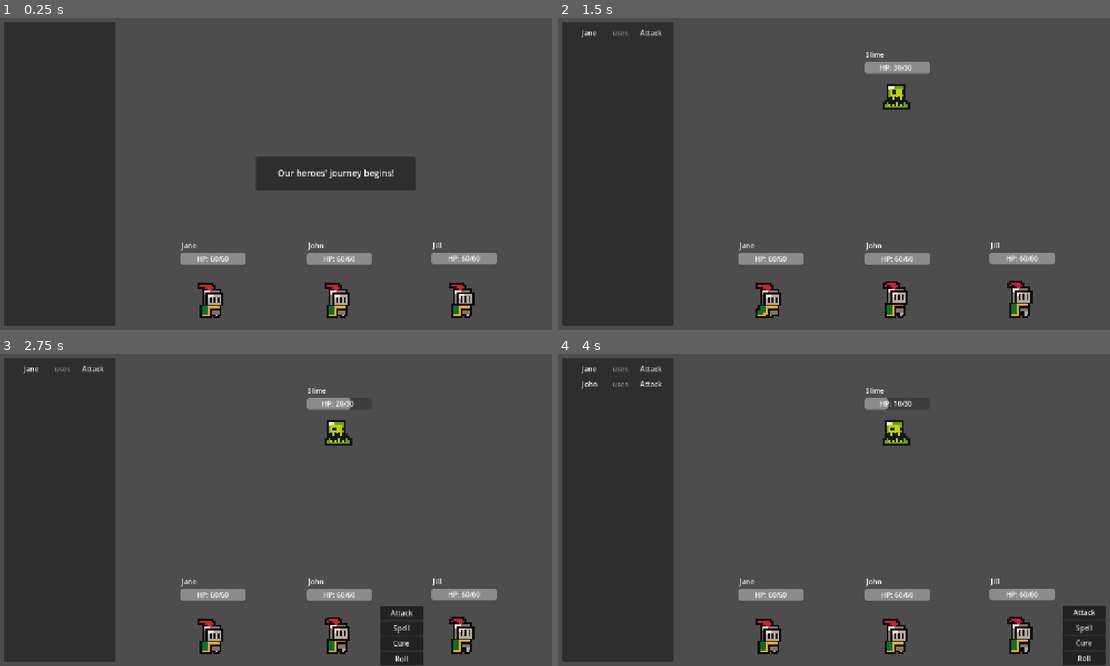
Above: before the commit, frames 1-4 (two rows, left to right).
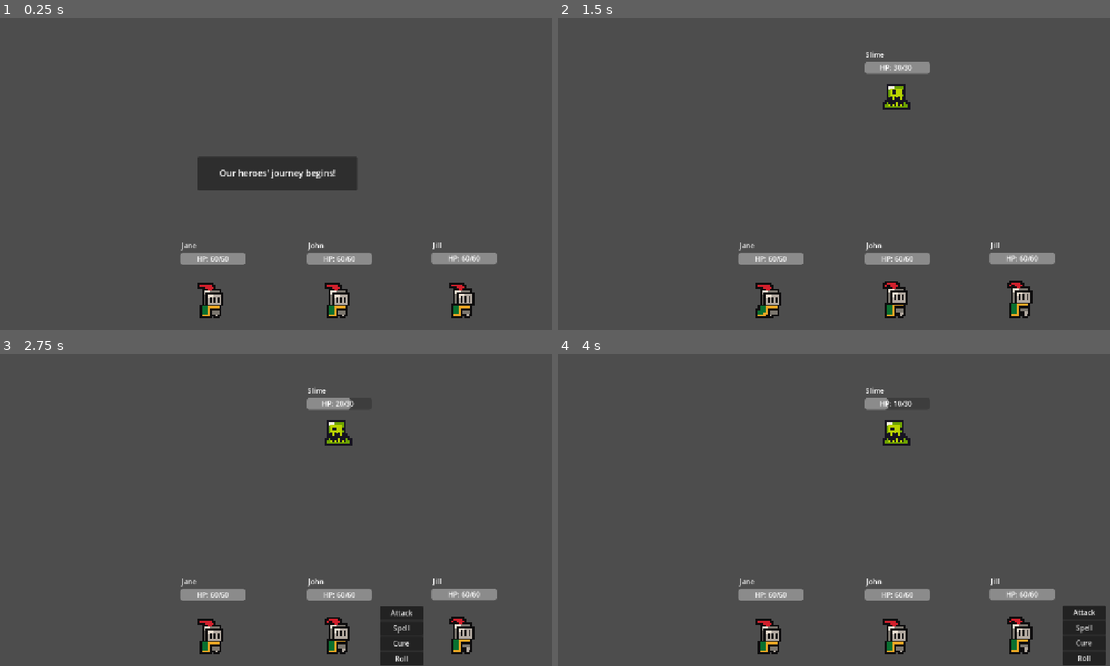
Above: after the commit, the same moments.

Repository: jhobz/rpg-prototype
Game: Godot game, scene res://scenes/game.tscn
Same seed, same stepped clock (60 frames per second), same inputs: the game is played once before the commit and once after it.
Inputs:
- Up to frame 1 (0.25 s): no input
- Up to frame 2 (1.5 s): tap Enter (ui_accept) at 0.5, 0.6, 0.77, 1.07 s; click "Attack" at 1.25 s
- Up to frame 3 (2.75 s): tap Enter (ui_accept) at 2.1, 2.27, 2.57 s
- Up to frame 4 (4 s): click "Attack" at 2.75 s; tap Enter (ui_accept) at 3.6 s

The runs differ from the first frame. In frame 1, 22% of the frame differs, in the area x 0-76%, y 1-99%; in frame 2, 20%; in frame 3, 20%; in frame 4, 19%.

Commit message:
add global game "save" info and tutorial state

Diff:
--- a/globals.gd
+++ b/globals.gd
@@ -4,6 +4,10 @@
 
 var dead_action: Action
 var nothing_action: Action
+var save_state: Dictionary = {
+	"has_cleared_first_encounter": false,
+	"has_seen_instruction_tutorial": false
+}
 
 # TODO: Signal stuff would go in a global EventBus
 signal next_run_requested()
@@ -13,19 +17,19 @@
 	next_run_requested.emit()
 
 func _input(event: InputEvent) -> void:
-	if event.is_action('debug_increase_game_speed'):
+	if event.is_action_released('debug_increase_game_speed'):
 		# TODO: check for debug
 		Engine.time_scale += 1
 		print_debug("Increased game speed to ", Engine.time_scale)
 		return
 
-	if event.is_action('debug_decrease_game_speed'):
+	if event.is_action_released('debug_decrease_game_speed'):
 		# TODO: check for debug
 		Engine.time_scale = max(1, Engine.time_scale - 1)
 		print_debug("Decreased game speed to ", Engine.time_scale)
 		return
 
-	if event.is_action('debug_reset_game_speed'):
+	if event.is_action_released('debug_reset_game_speed'):
 		# TODO: check for debug
 		Engine.time_scale = 1
 		print_debug("Reset game speed to ", Engine.time_scale)
--- a/logic/game_states/BattleSetup.gd
+++ b/logic/game_states/BattleSetup.gd
@@ -2,6 +2,7 @@
 
 @export var battle_idle_state: State
 @export var encounter_complete_state: State
+@export var instruction_tutorial_state: State
 
 @onready var players: CharacterGroup = %Characters/Players
 @onready var enemies: CharacterGroup = %Characters/Enemies
@@ -42,9 +43,12 @@
 	enemies.add_character(enemy)
 	game_manager.current_enemy = enemy
 	enemy.position = %DummyEnemy.position
-
 	_next_battle += 1
 	battle_idle_state.init()
+
+	if Globals.save_state.has_cleared_first_encounter and !Globals.save_state.has_seen_instruction_tutorial:
+		return instruction_tutorial_state
+
 	return battle_idle_state
 
 func _on_dialogue_completed():
--- a/logic/game_states/EncounterComplete.gd
+++ b/logic/game_states/EncounterComplete.gd
@@ -11,6 +11,9 @@
 	_has_advanced_dialogue = false
 	ui_manager.queue_message("You've defeated the enemies!", 2)
 
+	if !Globals.save_state.has_cleared_first_encounter:
+		Globals.save_state.has_cleared_first_encounter = true
+
 func exit():
 	Globals.dialogue_completed.disconnect(_on_dialogue_completed)
 
--- /dev/null
+++ b/logic/game_states/InstructionTutorial.gd
@@ -0,0 +1,29 @@
+extends State
+
+@export var battle_idle_state: State = null
+
+var _has_advanced_dialogue := false
+
+@onready var ui_manager: UIManager = %UI
+
+func enter() -> void:
+	Globals.dialogue_completed.connect(_on_dialogue_completed)
+	_has_advanced_dialogue = false
+	ui_manager.toggle_instruction_list(true)
+	ui_manager.queue_message("What's this? It looks like your previous actions...")
+	ui_manager.queue_message("Oh that's right, it's the, uh... uh... the curse!\nYeah, that's right, the curse that we all just forgot about!")
+	ui_manager.queue_message("The party is probably, uh... FORCED to follow the actions from the last battle! Yeah, that's it.")
+	ui_manager.queue_message("Anyways... good luck!")
+
+func exit() -> void:
+	Globals.save_state.has_seen_instruction_tutorial = true
+	Globals.dialogue_completed.disconnect(_on_dialogue_completed)
+
+func process(_delta: float) -> State:
+	if !_has_advanced_dialogue:
+		return null
+
+	return battle_idle_state
+
+func _on_dialogue_completed():
+	_has_advanced_dialogue = true
--- a/scenes/game.tscn
+++ b/scenes/game.tscn
@@ -17,6 +17,7 @@
 [ext_resource type="PackedScene" uid="uid://ckjw2y4erudd7" path="res://scenes/Character/Characters/PlayerCharacters/knight.tscn" id="13_kvuet"]
 [ext_resource type="Script" uid="uid://ckgj35awmpkwb" path="res://logic/game_states/RunResults.gd" id="15_1kice"]
 [ext_resource type="PackedScene" uid="uid://d34kj08qefmyp" path="res://scenes/ui.tscn" id="16_1kice"]
+[ext_resource type="Script" uid="uid://d0vgbjkm5m7vw" path="res://logic/game_states/InstructionTutorial.gd" id="16_37s47"]
 [ext_resource type="Script" uid="uid://31qx03oyx10a" path="res://scenes/Character/Actions/dead.gd" id="17_ssvqc"]
 [ext_resource type="Script" uid="uid://d246jol7cepep" path="res://scenes/Character/character_group.gd" id="18_1kice"]
 [ext_resource type="Script" uid="uid://daadsqqlq05r5" path="res://scenes/Character/Actions/nothing.gd" id="18_264po"]
@@ -42,10 +43,11 @@
 run_complete_state = NodePath("../RunComplete")
 metadata/_custom_type_script = "uid://drjq2ahjmnkhw"
 
-[node name="BattleSetup" type="Node" parent="GameStateMachine" node_paths=PackedStringArray("battle_idle_state", "encounter_complete_state")]
+[node name="BattleSetup" type="Node" parent="GameStateMachine" node_paths=PackedStringArray("battle_idle_state", "encounter_complete_state", "instruction_tutorial_state")]
 script = ExtResource("4_ca42v")
 battle_idle_state = NodePath("../BattleIdle")
 encounter_complete_state = NodePath("../EncounterComplete")
+instruction_tutorial_state = NodePath("../InstructionTutorial")
 metadata/_custom_type_script = "uid://drjq2ahjmnkhw"
 
 [node name="BattleIdle" type="Node" parent="GameStateMachine" node_paths=PackedStringArray("turn_state", "battle_setup_state", "run_failed_state")]
@@ -109,6 +111,11 @@
 encounter_setup_state = NodePath("../EncounterSetup")
 metadata/_custom_type_script = "uid://drjq2ahjmnkhw"
 
+[node name="InstructionTutorial" type="Node" parent="GameStateMachine" node_paths=PackedStringArray("battle_idle_state")]
+script = ExtResource("16_37s47")
+battle_idle_state = NodePath("../BattleIdle")
+metadata/_custom_type_script = "uid://drjq2ahjmnkhw"
+
 [node name="UI" parent="." instance=ExtResource("16_1kice")]
 unique_name_in_owner = true
 
--- a/scenes/game_manager.gd
+++ b/scenes/game_manager.gd
@@ -20,6 +20,7 @@
 		func():
 			state_machine.init_state_machine()
 			ui_manager.set_instructions_input_enabled(false)
+			ui_manager.toggle_instruction_list(false)
 	)
 
 	for character in player_characters:
--- a/scenes/ui_manager.gd
+++ b/scenes/ui_manager.gd
@@ -23,6 +23,12 @@
 
 func set_active_instruction(index: int) -> void:
 	instructions_control.set_active_instruction(index)
+
+func toggle_instruction_list(state: bool) -> void:
+	if state:
+		instructions_control.show()
+	else:
+		instructions_control.hide()
 
 # Messages
 
@@ -86,7 +92,7 @@
 	if !_is_showing_message:
 		return
 
-	if event.is_action("ui_accept"):
+	if event.is_action_released("ui_accept"):
 		hide_message()
 
 func _on_next_run_button_pressed() -> void:
Not shown, added: logic/game_states/InstructionTutorial.gd.uid
Not shown: 1 places in scenes/game.tscn that only renumber resources
